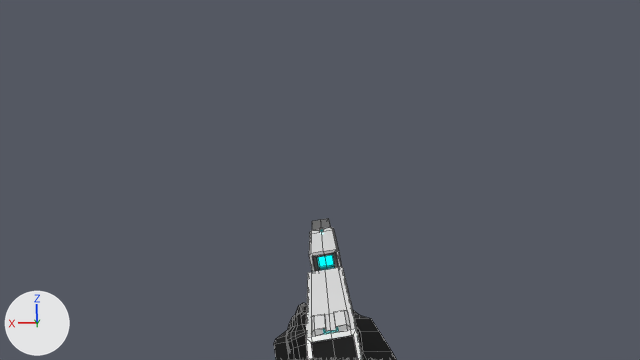
Renders of the Blender file ProtoPistolEquestrian.blend from each side of a commit.
Camera for both pictures: the file's camera 'Camera'. Arrows for +X, +Y and +Z are at lower left; the lights stay in place. Both versions are drawn at frame 0 of the action 'Shoot1'; the numbers are the values there. Mesh edges are drawn as thin lines.

Objects in the first picture: 'Hand', 'ProtoPistol'.
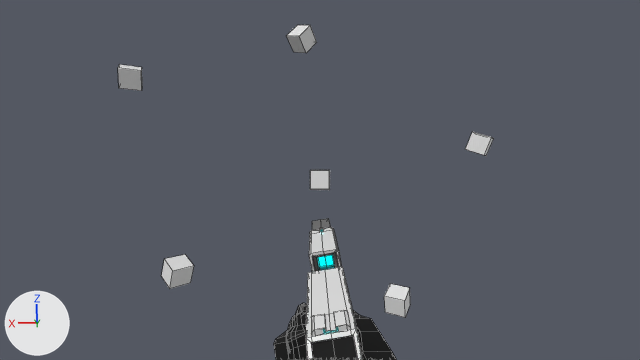
Changed parts and their boxes (x1, y1, x2, y2) in the pictures (640 x 360 px):
'Cube.004', added: after (162, 255, 194, 289)
'Cube.003', added: after (384, 284, 410, 317)
'Cube.005', added: after (286, 25, 317, 53)
'Cube.001', added: after (118, 64, 142, 91)
'Cube.002', added: after (465, 132, 493, 156)
'Cube', added: after (310, 170, 330, 190)

Patch to the scene script:
```diff
--- a/ProtoPistolEquestrian.blend.py
+++ b/ProtoPistolEquestrian.blend.py
@@ me_cube_005 @@
+me_cube_005.from_pydata(...)  # a box spanning x -1.0..1.0, y -1.0..1.0, z -1.0..1.0
@@ ob_cube_005 @@
+ob_cube_005 = bpy.data.objects.new('Cube.005', me_cube_005)
+ob_cube_005.location = (2.01, -34.39, 15.55)
+ob_cube_005.rotation_euler = (-0.893, -0.308, -0.687)  # degrees (-51, -18, -39)
@@ ob_cube_004 @@
+ob_cube_004 = bpy.data.objects.new('Cube.004', me_cube_005.copy())
+ob_cube_004.location = (13.71, -30.03, -8.77)
+ob_cube_004.rotation_euler = (-0.422, 0.0292, 0.839)  # degrees (-24, 1.7, 48)
@@ ob_cube_003 @@
+ob_cube_003 = bpy.data.objects.new('Cube.003', me_cube_005.copy())
+ob_cube_003.location = (-7.79, -31.35, -12.08)
+ob_cube_003.rotation_euler = (-0.35, -0.0486, -0.512)  # degrees (-20, -2.8, -29)
@@ ob_cube_002 @@
+ob_cube_002 = bpy.data.objects.new('Cube.002', me_cube_005.copy())
+ob_cube_002.location = (-17.59, -34.39, 3.97)
+ob_cube_002.rotation_euler = (-0.378, 0.0219, 0.979)  # degrees (-22, 1.3, 56)
@@ ob_cube_001 @@
+ob_cube_001 = bpy.data.objects.new('Cube.001', me_cube_005.copy())
+ob_cube_001.location = (19.58, -32.25, 10.59)
+ob_cube_001.rotation_euler = (-0.48, 0.0117, 0.492)  # degrees (-28, 0.7, 28)
@@ ob_cube @@
+ob_cube = bpy.data.objects.new('Cube', me_cube_005.copy())
+ob_cube.location = (0.0, -32.39, 0.0)
```
